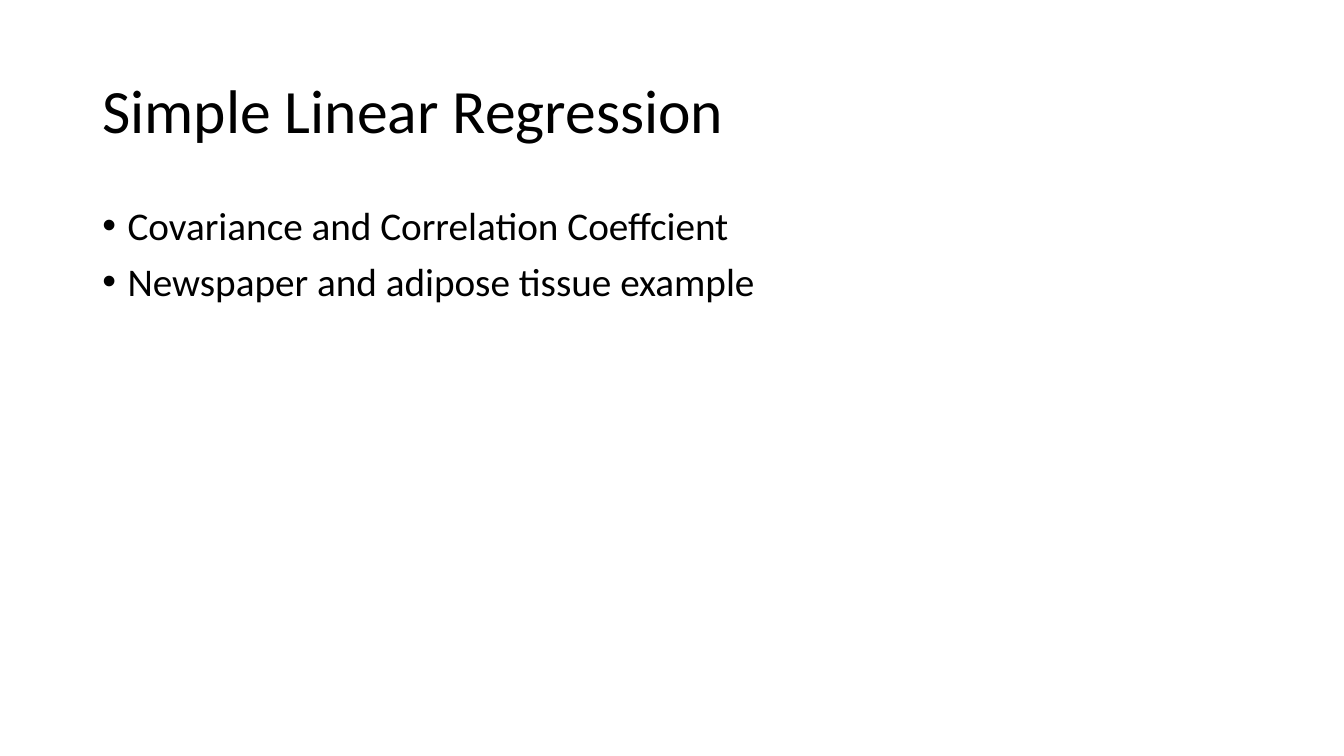
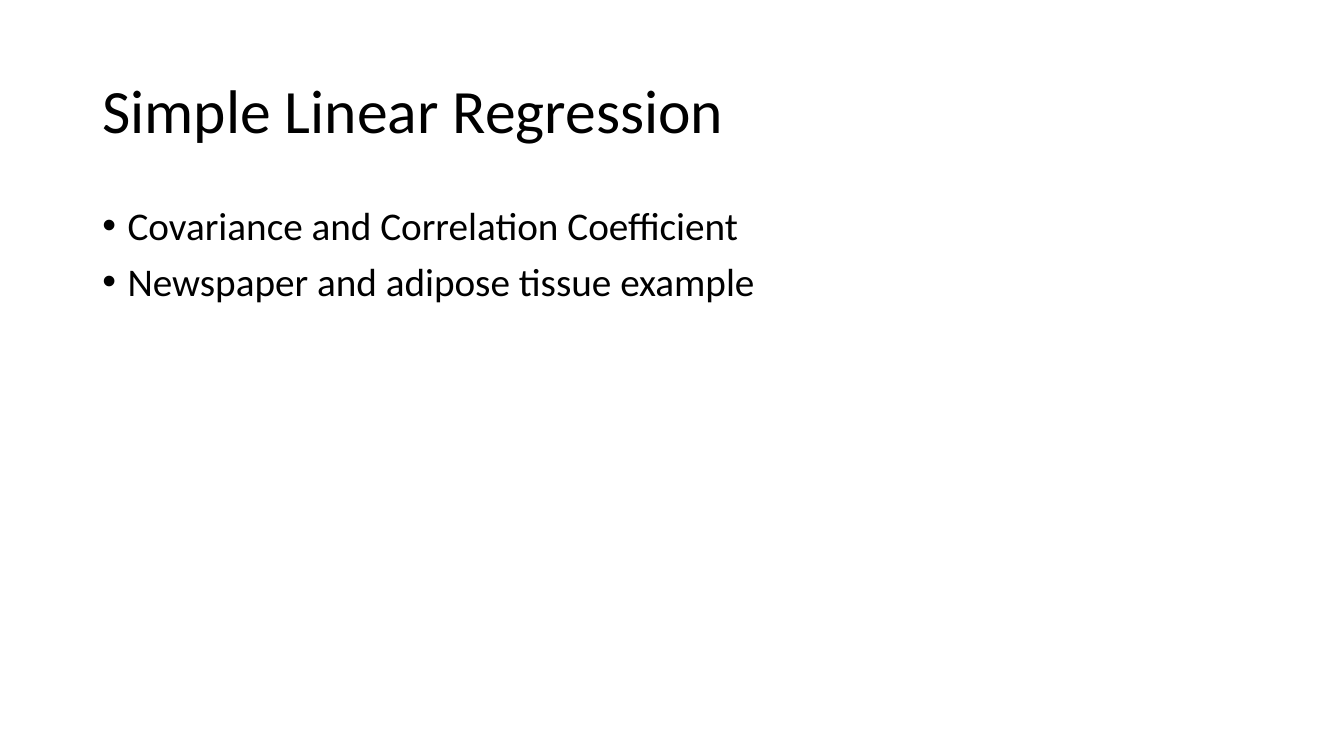
Before and after one commit to puneetjindal/r_python, a slide deck: slide 5 of acadgild/24-02-2017/Regression Analysis by example.pptx. Drawn at 1344x756 pixels with LibreOffice and Linux fonts; fonts in the diff are those of the drawing. Boxes give left, top, right and bottom in pixels: in the first picture for what was removed or moved away, otherwise in the second. Text is boxed around its words. In the diff, an @@ line names an element or a change of style, - is before the commit and + after.

Commit message:
made few changes to linear regression

```diff
--- a/acadgild/24-02-2017/Regression Analysis by example.pptx
+++ b/acadgild/24-02-2017/Regression Analysis by example.pptx
@@ text at (x1=128, y1=212, x2=738, y2=241): text changed @@
-• Covariance and Correlation Coeffcient
+• Covariance and Correlation Coefficient
```
Also in this commit, not shown: 2 other files.
